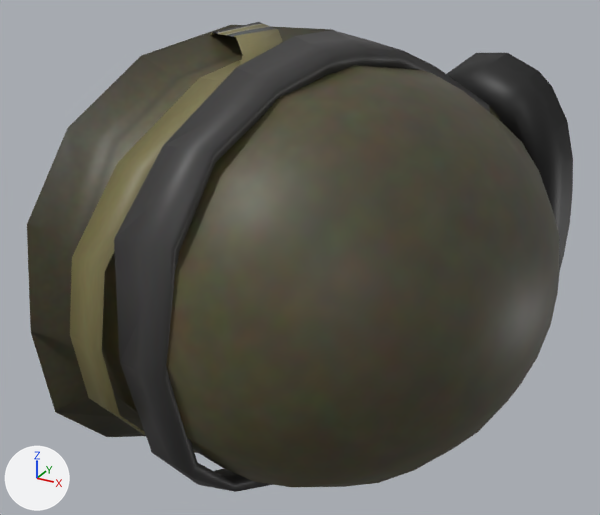
The FBX model project/Shark and Peach's Military Uniform Improvements/contents/mods/SMUI/media/models_x/static/clothes/M1HelmetStraplessGoggles.fbx, before and after one commit.
One viewpoint serves both versions: a 50 mm camera at (0.00229, -0.00249, 0.00119) aimed at (0.00096, -0.00008, -0.00001). Every picture has the same lights, and +X, +Y and +Z are marked at lower left. Where no turn or scale is listed for an object, it has been applied to the vertices. Vertices at the same position are counted once.
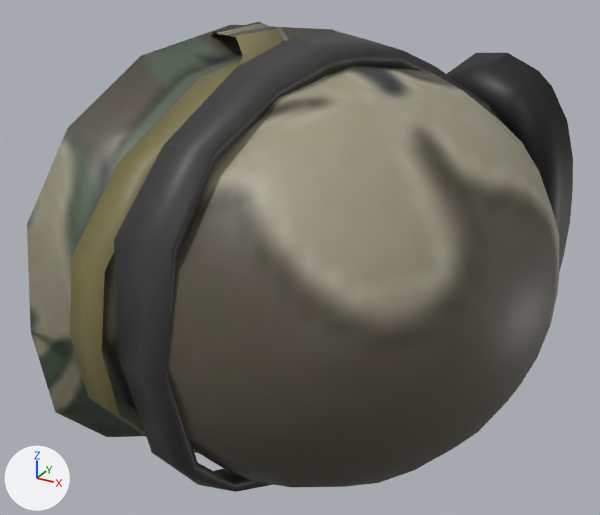
The newer file is also turned or shifted as a whole; pictures and numbers use the older file's frame.

Where the change shows, as pixel boxes (x1, y1, x2, y2) in the pictures (600 x 515 px):
part 1 of me_cube_015, recoloured: (114, 30, 573, 492) in both
part 2 of me_cube_015, recoloured: (27, 22, 559, 487) in both

The change in detail:
Picture 'Hat_M1HelmetWoodlandGoggles.png' (img_hat_m1helmetwoodlandgoggles_png) is new.
Material 'Material.003' (mat_material_003) is new.
Its texture is img_hat_m1helmetwoodlandgoggles_png.
me_cube_015 has 502 vertices, 499 faces and spans x 0.00045..0.00181, y -0.00096..0.00104, z -0.00081..0.00079.
me_cube_015 is used by ob_cube_001; location (0.000043, 0.0, 0.0).
me_cube_015 part 1: all 182 faces that had it switch from mat_material_002 (picture img_hat_m1helmetgoggles_psd) to mat_material_003 (picture img_hat_m1helmetwoodlandgoggles_png).
me_cube_015 part 2: all 317 faces that had it switch from mat_material_001 (picture img_hat_m1helmet_png) to mat_material_003 (picture img_hat_m1helmetwoodlandgoggles_png).
